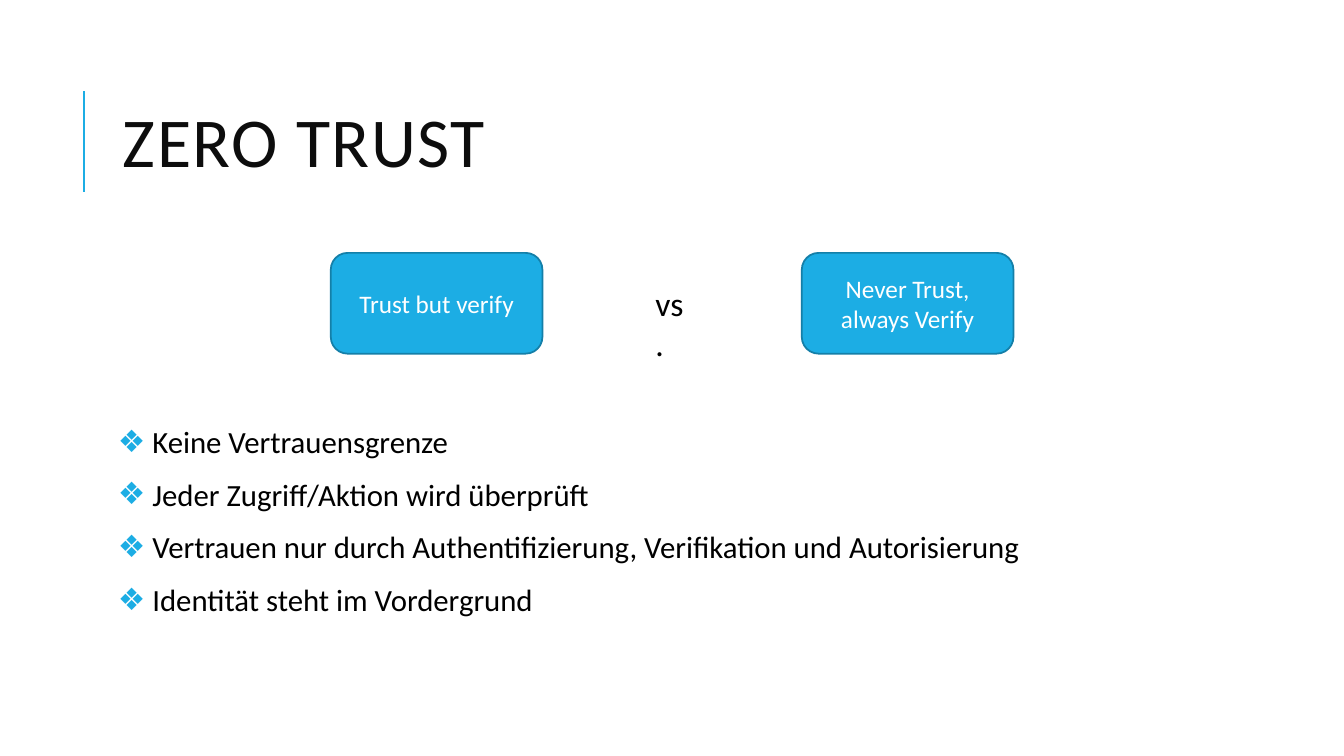
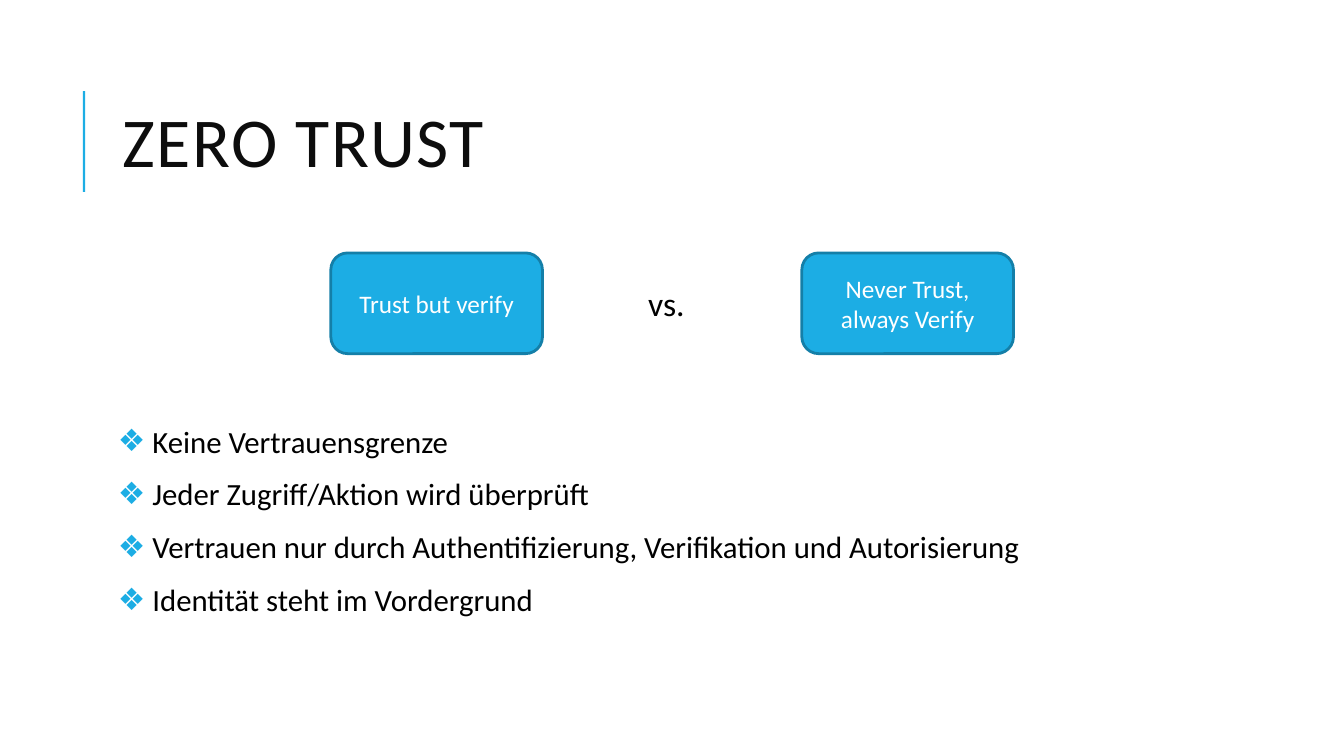
Before and after one commit to FlowBYRN/DevSecOps, a slide deck: slide 7 of DevSecOps-Präsentation.pptx. Drawn at 1344x756 pixels with LibreOffice and Linux fonts; fonts in the diff are those of the drawing. Boxes give left, top, right and bottom in pixels: in the first picture for what was removed or moved away, otherwise in the second. Text is boxed around its words. In the diff, an @@ line names an element or a change of style, - is before the commit and + after.

```diff
--- a/DevSecOps-Präsentation.pptx
+++ b/DevSecOps-Präsentation.pptx
@@ text "vs." rewrapped from <box>655,299,683,317</box> to <box>648,299,685,317</box> @@
```
Also in this commit, not shown: 14 other slides changed, 11 other files.
